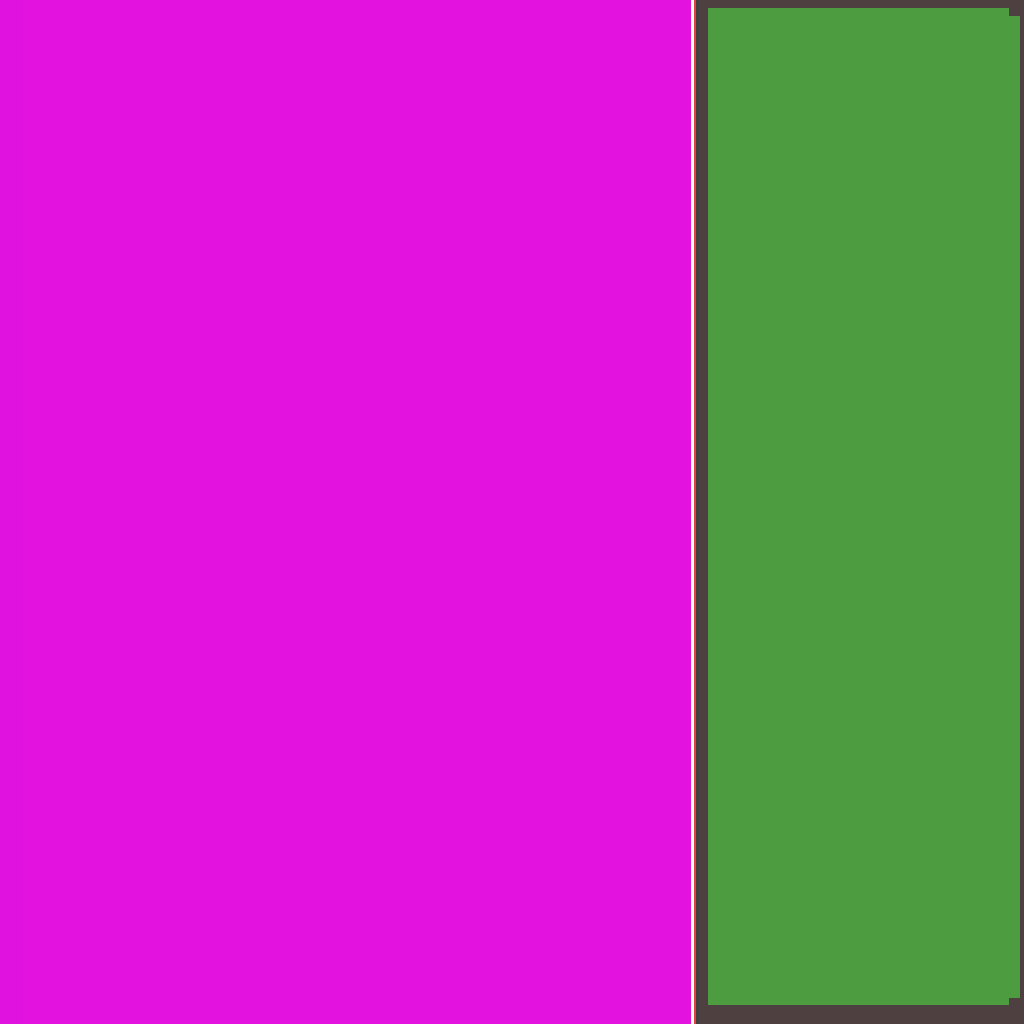
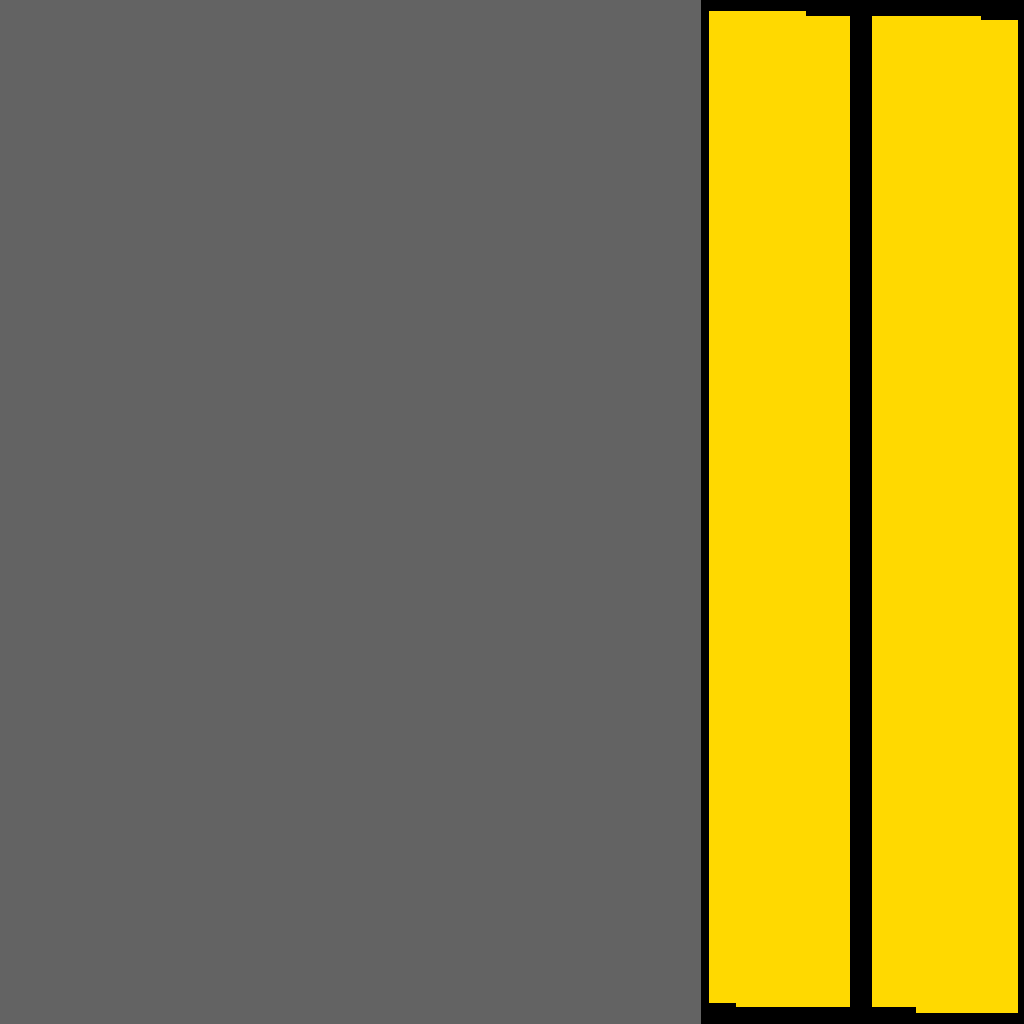
Comparing the layer stacks of the two 1024x1024 images. Changes:
hid group "Metal Roughness" (1 layers) over (x1=0, y1=0, x2=1024, y2=1024)
showed group "Base Color" (1 layers) over (x1=0, y1=0, x2=1024, y2=1024)
painted on "Layer 2" over (x1=0, y1=0, x2=701, y2=1024)
